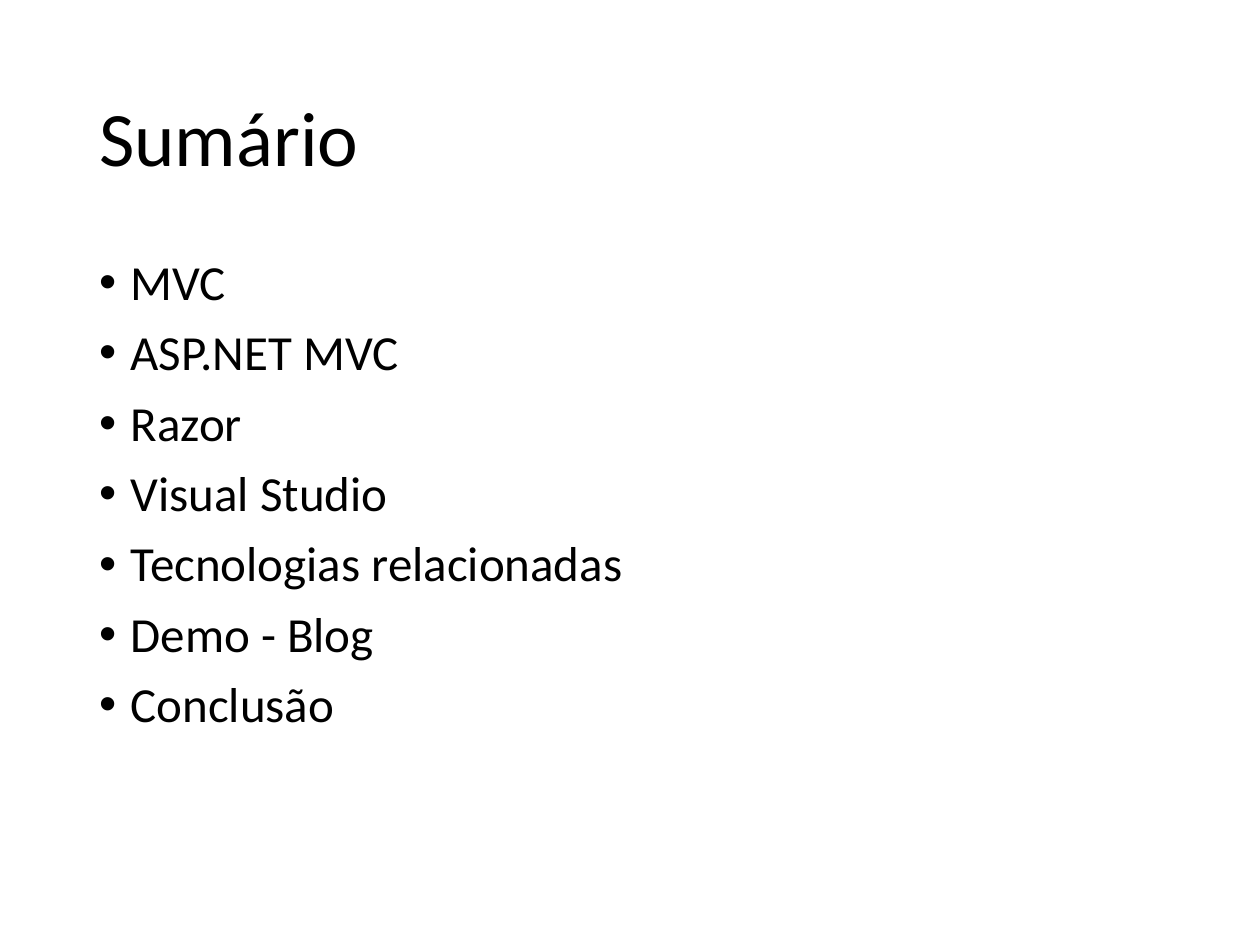
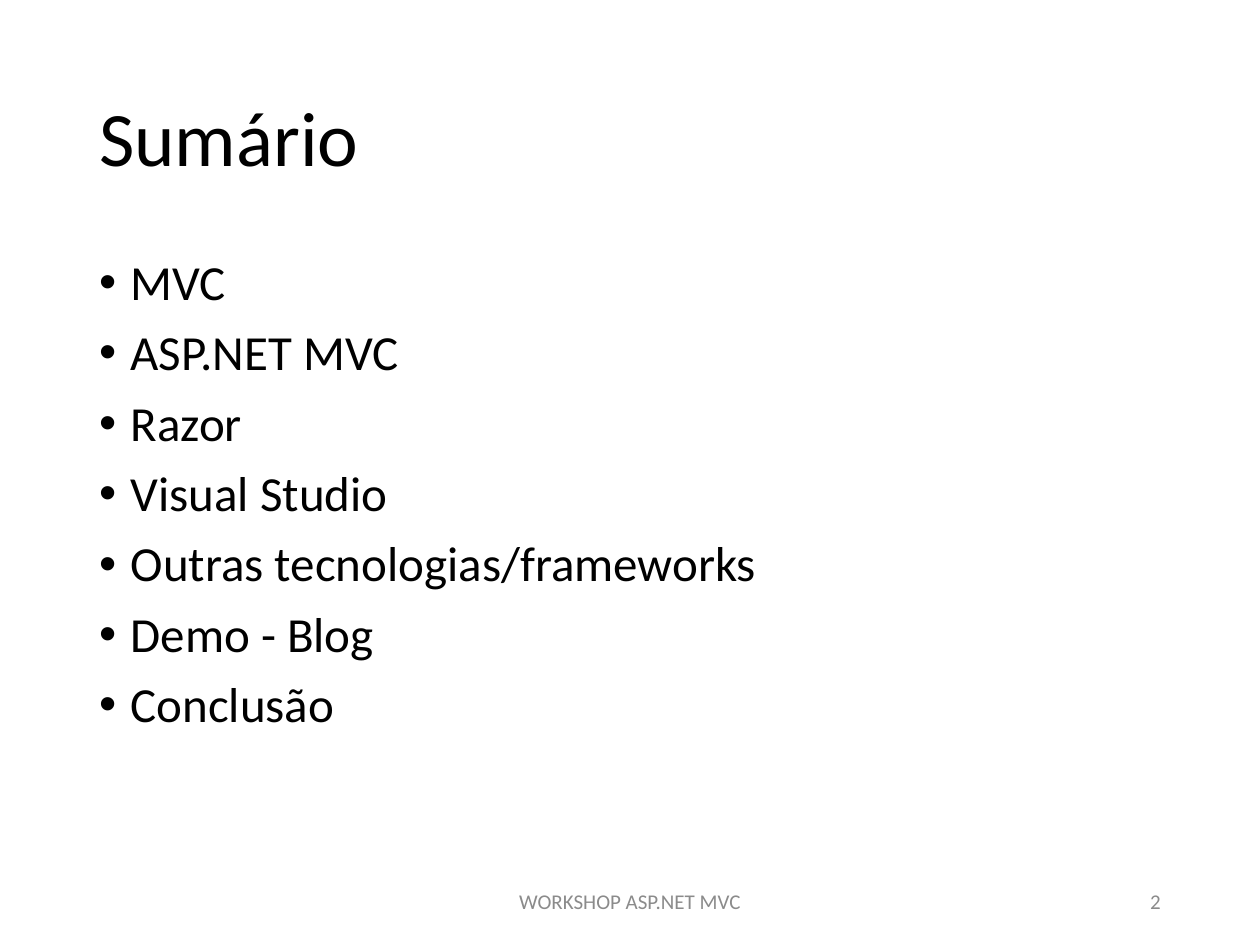
Before and after one commit to MiguelCosta/aspnet-workshop, a slide deck: slide 2 of ppt/aspnet-workshop.pptx. Drawn at 1260x945 pixels with LibreOffice and Linux fonts; fonts in the diff are those of the drawing. Boxes give left, top, right and bottom in pixels: in the first picture for what was removed or moved away, otherwise in the second. Text is boxed around its words. In the diff, an @@ line names an element or a change of style, - is before the commit and + after.

```diff
--- a/ppt/aspnet-workshop.pptx
+++ b/ppt/aspnet-workshop.pptx
@@ text at box(131, 547, 756, 590): text changed @@
-• Tecnologias relacionadas
+• Outras tecnologias/frameworks
@@ text added at box(519, 895, 741, 909), 12 pt, text #8C8C8C @@
+WORKSHOP ASP.NET MVC
@@ page number added at box(1150, 895, 1161, 909), 12 pt, text #8C8C8C @@
+2
```
Also in this commit, not shown: 15 other slides changed, 4 slides added, 3 slides removed.
